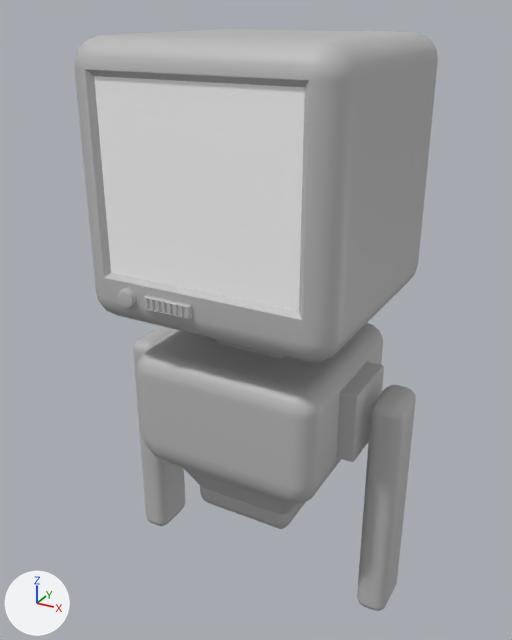
A saved change to the FBX model Assets/Meshes/SM_robot.fbx.
Rendered twice from a 50 mm camera at (0.0099, -0.0186, 0.01264) aimed at (-0.00031, -0.00004, 0.00336). Every picture has the same lights, and +X, +Y and +Z are marked at lower left. Where no turn or scale is listed for an object, it has been applied to the vertices.

In view in the first picture: 'arm_L', 'arm_R', 'robot_body', 'robot_head'.
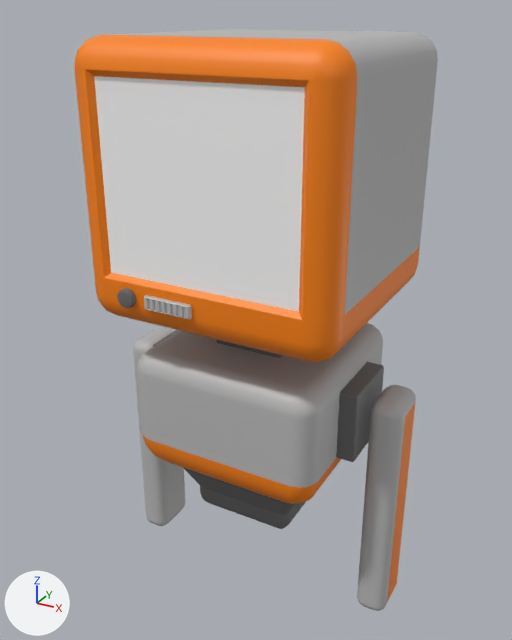
Where the change shows, as pixel boxes (x1, y1, x2, y2) in the pictures (512 x 640 px):
part 1 of me_mesh_002, recoloured
    both: (387, 403, 415, 602)
part 2 of me_mesh, recoloured
    both: (153, 330, 384, 529)
part 3 of me_mesh, recoloured (grey to orange)
    both: (142, 434, 341, 504)
part 4 of me_mesh_001, recoloured
    both: (117, 288, 136, 308)
part 5 of me_mesh_001, recoloured (grey to orange)
    both: (85, 35, 357, 362)
part 6 of me_mesh_001, recoloured (grey to orange)
    both: (74, 35, 112, 313)
part 7 of me_mesh_001, recoloured
    both: (339, 246, 420, 350)

The change, as a diff of the scene's bpy script:
```diff
--- a/Assets/Meshes/SM_robot.fbx.py
+++ b/Assets/Meshes/SM_robot.fbx.py
@@ mat_lambert4 @@
+mat_lambert4 = principled_material('lambert4')
+mat_lambert4.base_color = (0.148, 0.148, 0.148)  # dark grey #6b6b6b
@@ mat_lambert3 @@
+mat_lambert3 = principled_material('lambert3')
+mat_lambert3.base_color = (1.0, 0.234, 0.0)  # orange #ff8500
@@ me_mesh_001 @@
 me_mesh_001.from_pydata(...)  # 403 vertices, 381 faces; spans x -0.00393..0.00393, y -0.00402..0.00402, z -0.00422..0.00422
 # used by ob_robot_head; location = (0.0, -0.00009, 0.00779)
+# me_mesh_001 part 4: all 80 faces centred in x -0.00258..-0.00203, y -0.00402..-0.0039, z -0.00294..-0.00239 switch from mat_lambert1 (grey #bcbcbc) to mat_lambert4 (dark grey #6b6b6b)
+# me_mesh_001 part 5: 44 of the faces centred in x 0.0..0.0039, y -0.00385..-0.00318, z -0.00362..0.00419 switch from mat_lambert1 (grey #bcbcbc) to mat_lambert3 (orange #ff8500)
+# me_mesh_001 part 6: 33 of the faces centred in x -0.0039..-0.00306, y -0.00381..-0.00318, z -0.00359..0.00417 switch from mat_lambert1 (grey #bcbcbc) to mat_lambert3 (orange #ff8500)
+# me_mesh_001 part 7: 27 of the faces centred in x 0.0..0.00393, y 0.00009..0.00402, z -0.00365..-0.00253 switch from mat_lambert1 (grey #bcbcbc) to mat_lambert3 (orange #ff8500)
 me_mesh_001.materials.append(mat_default_material)
@@ me_mesh @@
 # used by ob_robot_body; location = (0.0, 0.0, 0.0)
-me_mesh.from_pydata(...)  # 318 vertices, 306 faces; spans x -0.00373..0.00373, y -0.00316..0.00316, z -0.00339..0.00339
+me_mesh.from_pydata(...)  # 312 vertices, 301 faces; spans x -0.00373..0.00373, y -0.00316..0.00316, z -0.00339..0.00339
+# me_mesh part 2: 131 faces spanning x -0.00373..0.00373, y -0.00231..0.00231, z -0.00339..0.00339 switch from mat_lambert1 (grey #bcbcbc) to mat_lambert4 (dark grey #6b6b6b)
+# me_mesh part 3: 80 faces spanning x -0.00316..0.00316, y -0.00316..0.00316, z -0.00148..-0.00014 switch from mat_lambert1 (grey #bcbcbc) to mat_lambert3 (orange #ff8500)
@@ me_mesh_002 @@
 me_mesh_002.from_pydata(...)  # 112 vertices, 114 faces; spans x 0.0..0.00106, y -0.00088..0.00088, z -0.00719..0.00088
 # used by ob_arm_l; location = (0.00395, 0.0, 0.001)
+# me_mesh_002 part 1: all 2 faces centred in x 0.00106, y 0.0, z -0.00341..0.00026 switch from mat_lambert1 (grey #bcbcbc) to mat_lambert3 (orange #ff8500)
```
